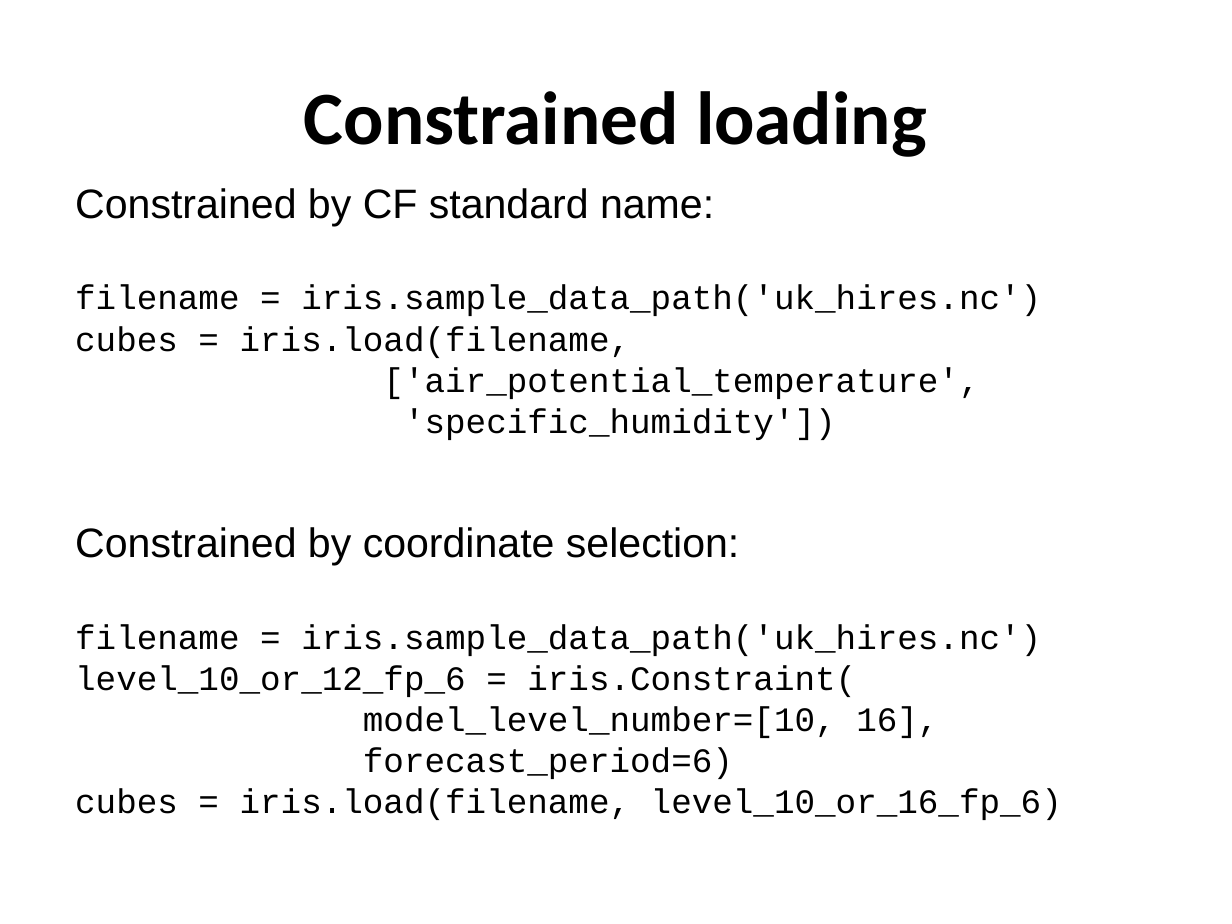
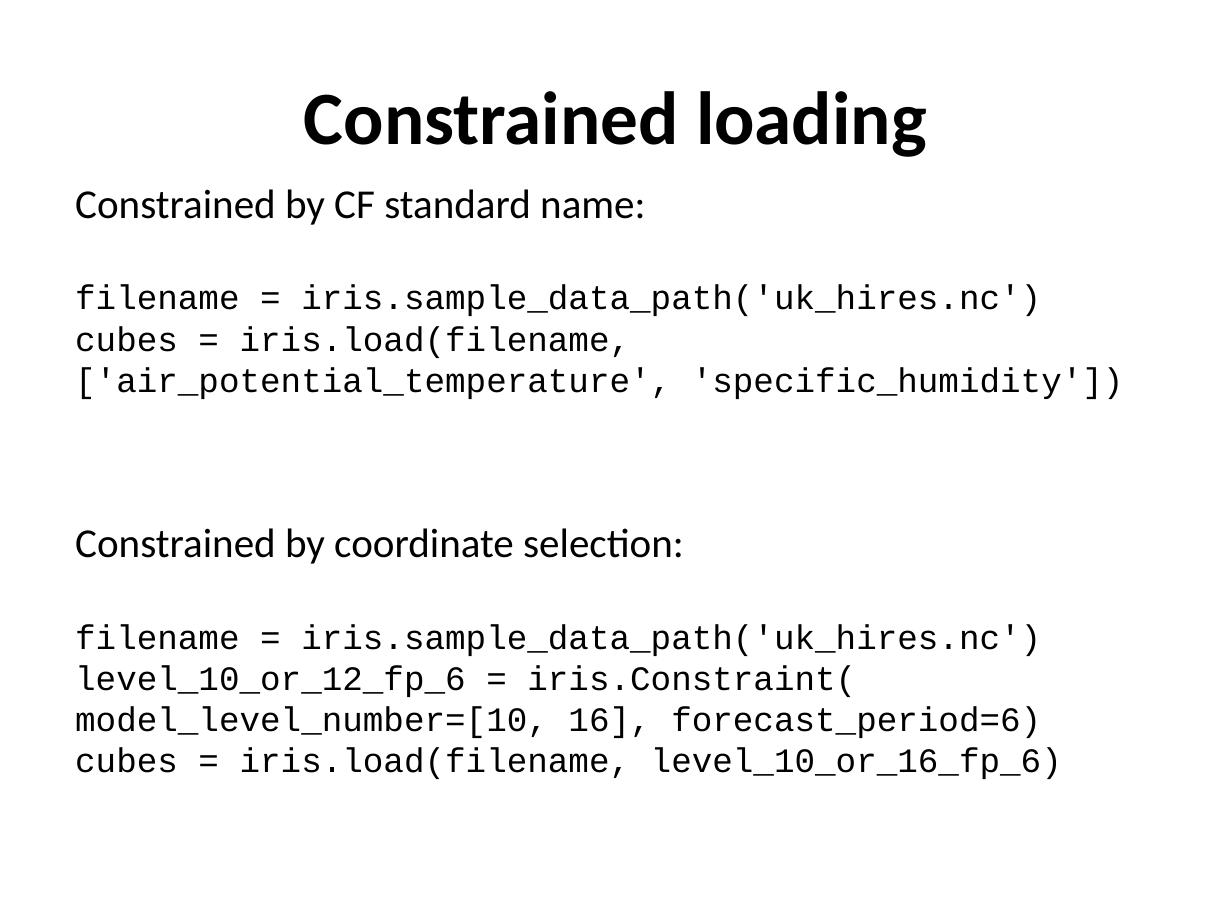
Before and after one commit to ncasuk/ncas-isc, a slide deck: slide 11 of python/presentations/data_tools/01_iris.ppt. Drawn at 1232x924 pixels with LibreOffice and Linux fonts; fonts in the diff are those of the drawing; background and template pictures are left out. Boxes give left, top, right and bottom in pixels: in the first picture for what was removed or moved away, otherwise in the second. Text is boxed around its words. In the diff, an @@ line names an element or a change of style, - is before the commit and + after.

```diff
--- a/python/presentations/data_tools/01_iris.ppt
+++ b/python/presentations/data_tools/01_iris.ppt
@@ text at (75,189,645,225): font Arial to Calibri in "Constrained by CF standard name:" @@
@@ text at (75,326,1124,399): text changed @@
-cubes = iris.load(filename,
-['air_potential_temperature',
-'specific_humidity'])
+cubes = iris.load(filename,
+['air_potential_temperature', 'specific_humidity'])
@@ text at (75,528,684,564): font Arial to Calibri in "Constrained by coordinate selection:" @@
@@ text at (75,665,1041,738): text changed @@
-level_10_or_12_fp_6 = iris.Constraint(
-model_level_number=[10, 16],
-forecast_period=6)
+level_10_or_12_fp_6 = iris.Constraint(
+model_level_number=[10, 16], forecast_period=6)
```
Also in this commit, not shown: 15 other slides changed, 1 slide added, 1 slide removed, 1 other file.
